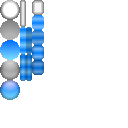
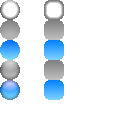
Layers edited between the first and the second w=128, h=128 image:
hid group "Scroll" (7 layers) over box(32, 0, 44, 75)
hid group "ThinScroll" (7 layers) over box(20, 0, 32, 81)
added group "Tick" with 9 layers above "Button" over box(44, 0, 64, 100)
added layer "Layer #8" (50%) in group "Tick" over box(44, 0, 64, 20)
added layer "Normal #2" in group "Tick" over box(44, 60, 64, 80)
added layer "Normal #1" in group "Tick" over box(44, 20, 64, 40)
added layer "Hover #2" in group "Tick" over box(44, 80, 64, 100)
added layer "Hover #1" in group "Tick" over box(44, 40, 64, 60)
